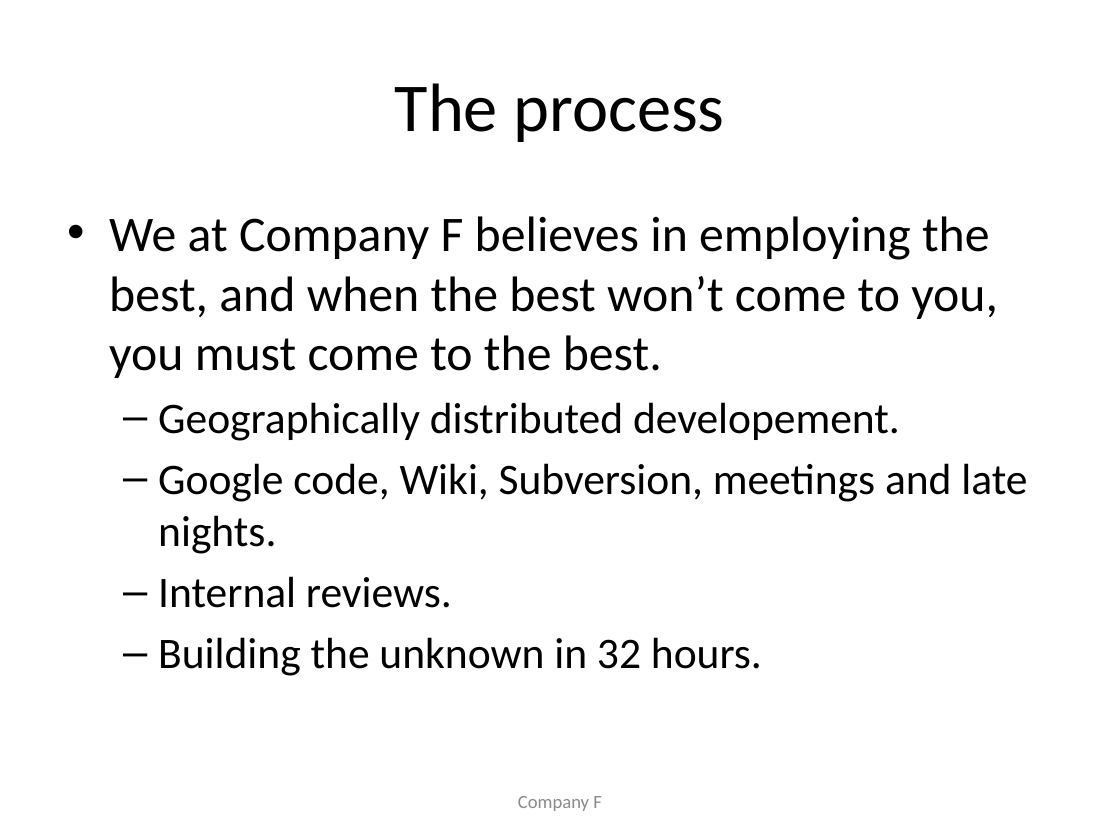
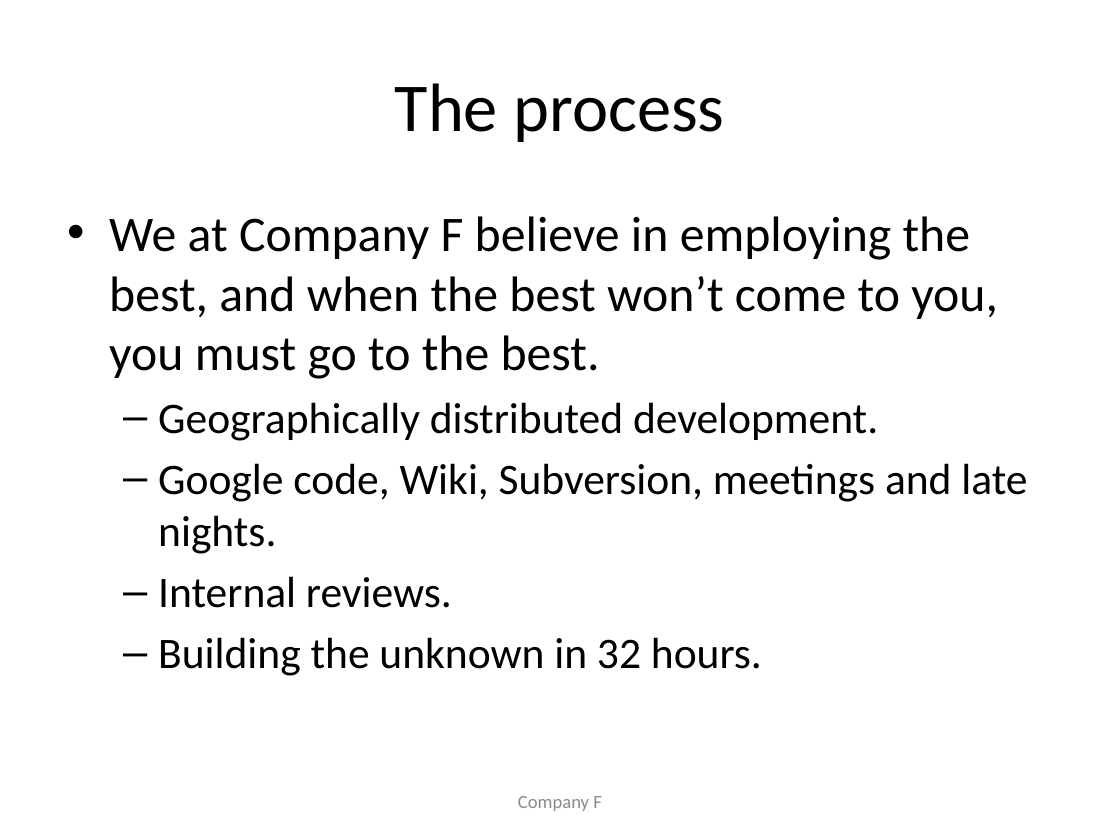
Before and after one commit to ahpoder/syseng, a slide deck: slide 10 of presentation/presentation.pptx (slide 9 before the commit). Drawn at 1120x840 pixels with LibreOffice and Linux fonts; fonts in the diff are those of the drawing. Boxes give left, top, right and bottom in pixels: in the first picture for what was removed or moved away, otherwise in the second. Text is boxed around its words. In the diff, an @@ line names an element or a change of style, - is before the commit and + after.

```diff
--- a/presentation/presentation.pptx
+++ b/presentation/presentation.pptx
@@ text at [109,216,998,441]: text changed @@
-• We at Company F believes in employing the best, and when the best won’t come to you, you must come to the best.
-  – Geographically distributed developement.
+• We at Company F believe in employing the best, and when the best won’t come to you, you must go to the best.
+  – Geographically distributed development.
```
Also in this commit, not shown: 3 other slides changed, 1 slide added, 1 other file.
